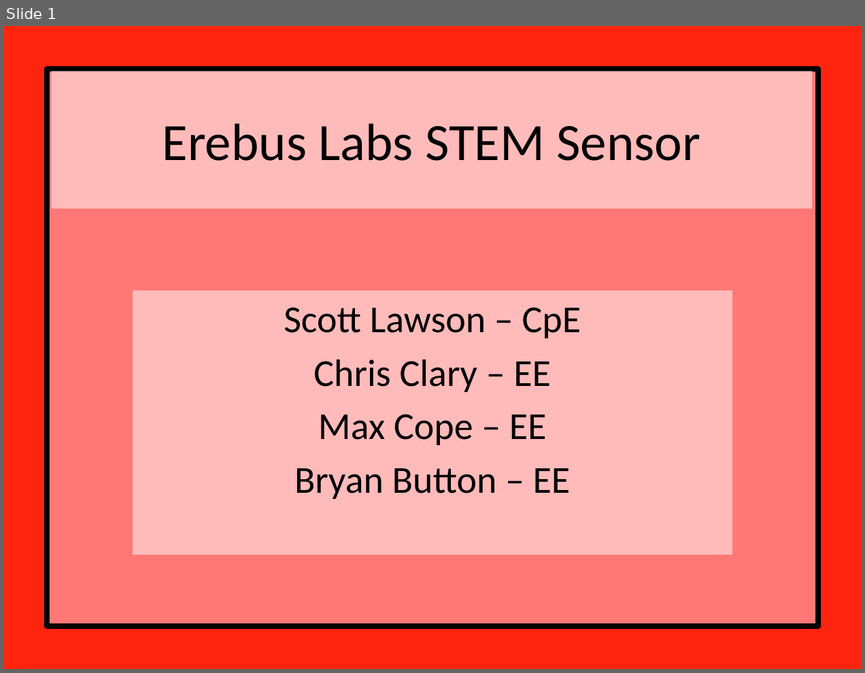
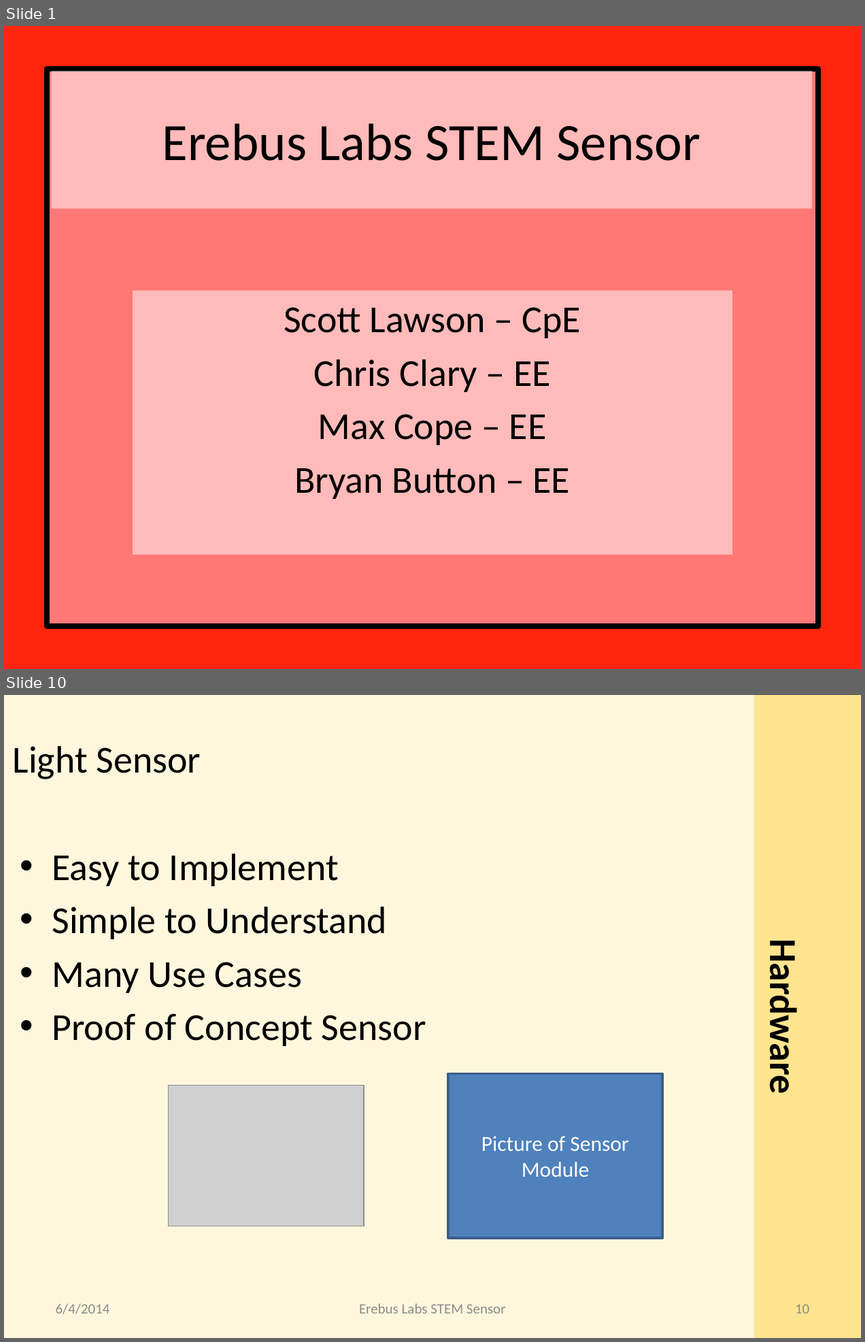
Before and after one commit to erebus-labs/PSU-VOC-SENSOR-2K14, a slide deck: Documents/Capstone Presentation.pptx. Shown one above the other, each under a label of ours: slide 1 before the commit, slides 1 and 10 after it; the slides between them are not shown. The pictures are 865x673 and 865x1342 pixels, drawn with LibreOffice and Linux fonts; fonts in the diff are those of the drawing; grey boxes stand for pictures. Boxes give left, top, right and bottom in pixels: in the first picture for what was removed or moved away, otherwise in the second. Text is boxed around its words. In the diff, an @@ line names an element or a change of style, - is before the commit and + after.

```diff
--- a/Documents/Capstone Presentation.pptx
+++ b/Documents/Capstone Presentation.pptx
@@ slide 10 added at bbox=[4, 695, 861, 1338], background #FFF7DD @@
@@ rectangle added at bbox=[753, 695, 861, 1338], fill #FFE48F @@
@@ text added at bbox=[13, 746, 201, 779], 32 pt, text #000000 @@
+Light Sensor
@@ text added at bbox=[52, 853, 426, 1046], 32 pt, text #000000 @@
+• Easy to Implement
+• Simple to Understand
+• Many Use Cases
+• Proof of Concept Sensor
@@ text added at bbox=[759, 953, 806, 1089], 32 pt, text #000000, bold @@
+Hardware
@@ rectangle added at bbox=[448, 1074, 662, 1238], fill #4F81BD, outline #3A5F8C 2 pt, 18 pt, text #FFFFFF @@
+Picture of Sensor Module
@@ picture added at bbox=[169, 1085, 364, 1225] @@
@@ text added at bbox=[56, 1303, 110, 1314], 12 pt, text #8C8C8C @@
+6/4/2014
@@ text added at bbox=[359, 1303, 506, 1313], 12 pt, text #8C8C8C @@
+Erebus Labs STEM Sensor
@@ page number added at bbox=[795, 1304, 809, 1313], 12 pt, text #8C8C8C @@
+10
```
Also in this commit, not shown: 19 other slides added, 2 slides removed, 4 other files.
